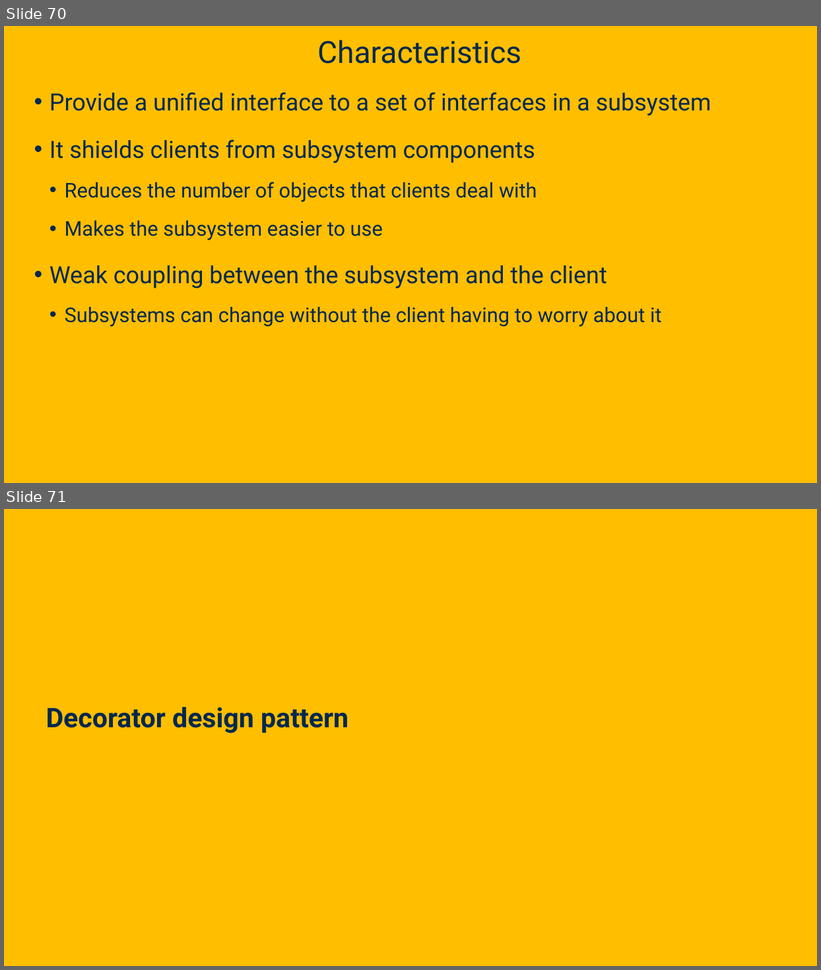
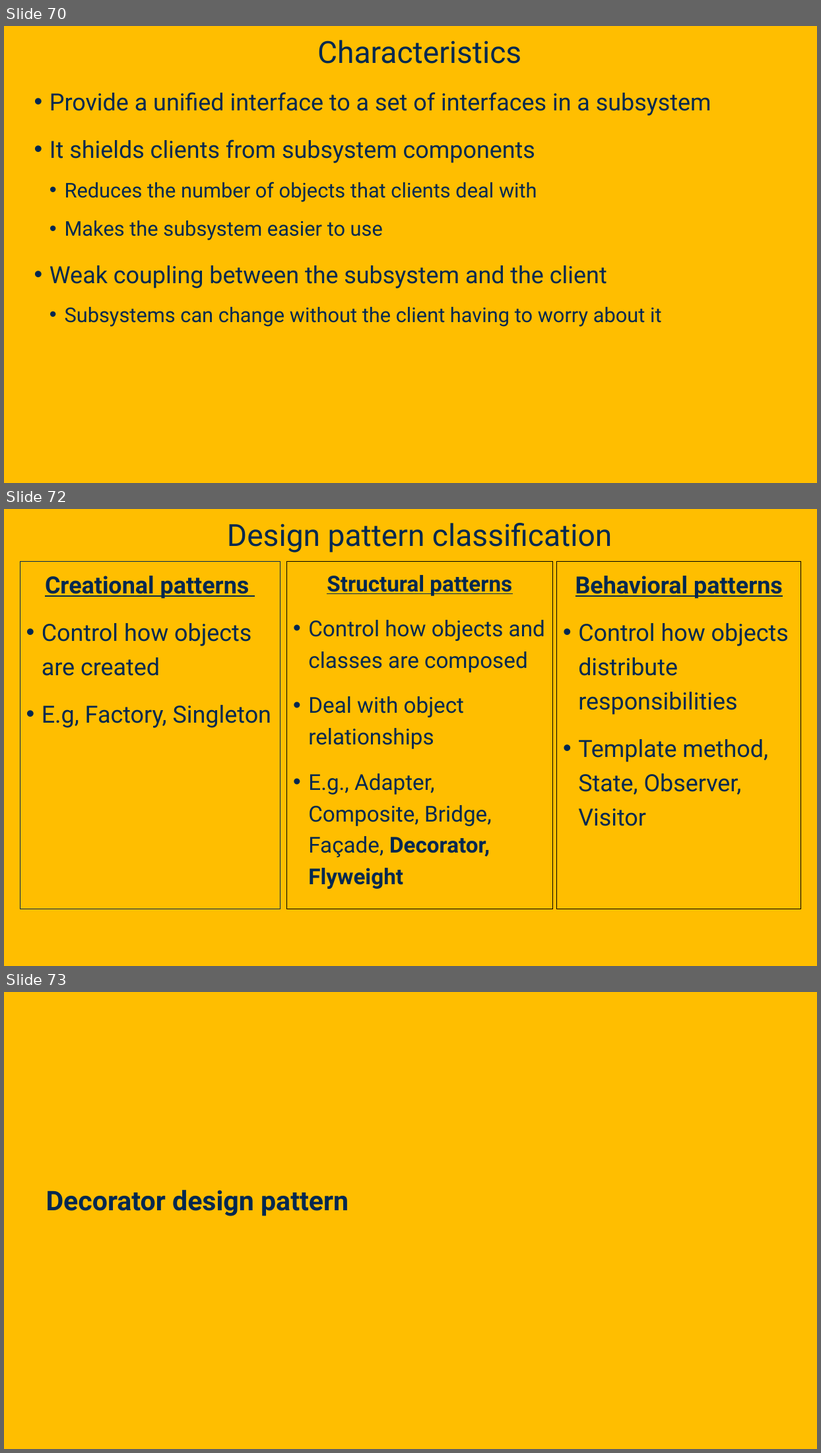
Before and after one commit to davsec-teaching/ecs160-f25, a slide deck: slides/8_design_patterns.pptx. Shown one above the other, each under a label of ours: slides 70 and 71 before the commit, slides 70, 72 and 73 after it; the slides between them are not shown. The pictures are 821x970 and 821x1453 pixels, drawn with LibreOffice and Linux fonts; fonts in the diff are those of the drawing; background and template pictures are left out. Boxes give left, top, right and bottom in pixels: in the first picture for what was removed or moved away, otherwise in the second. Text is boxed around its words. In the diff, an @@ line names an element or a change of style, - is before the commit and + after.

```diff
--- a/slides/8_design_patterns.pptx
+++ b/slides/8_design_patterns.pptx
@@ slide 72 added at (4, 509, 817, 966), background picture (left out) @@
@@ title added at (227, 523, 612, 553), 36 pt, text #022850 @@
+Design pattern classification
@@ text added at (20, 561, 280, 910), outline #022850 0.75 pt, 28 pt, text #022850 @@
+Creational patterns
+• Control how objects are created
+• E.g, Factory, Singleton
@@ rectangle added at (287, 561, 552, 910), outline #000000 0.75 pt, 25.9 pt, text #022850 @@
+Structural patterns
+• Control how objects and classes are composed
+• Deal with object relationships
+• E.g., Adapter, Composite, Bridge, Façade, Decorator, Flyweight
@@ rectangle added at (557, 561, 801, 910), outline #000000 0.75 pt, 28 pt, text #022850 @@
+Behavioral patterns
+• Control how objects distribute responsibilities
+• Template method, State, Observer, Visitor
@@ what was slide 71 is now slide 73 @@
```
Also in this commit, not shown: 12 slides changed, 1 other slide added, 1 slide removed.
